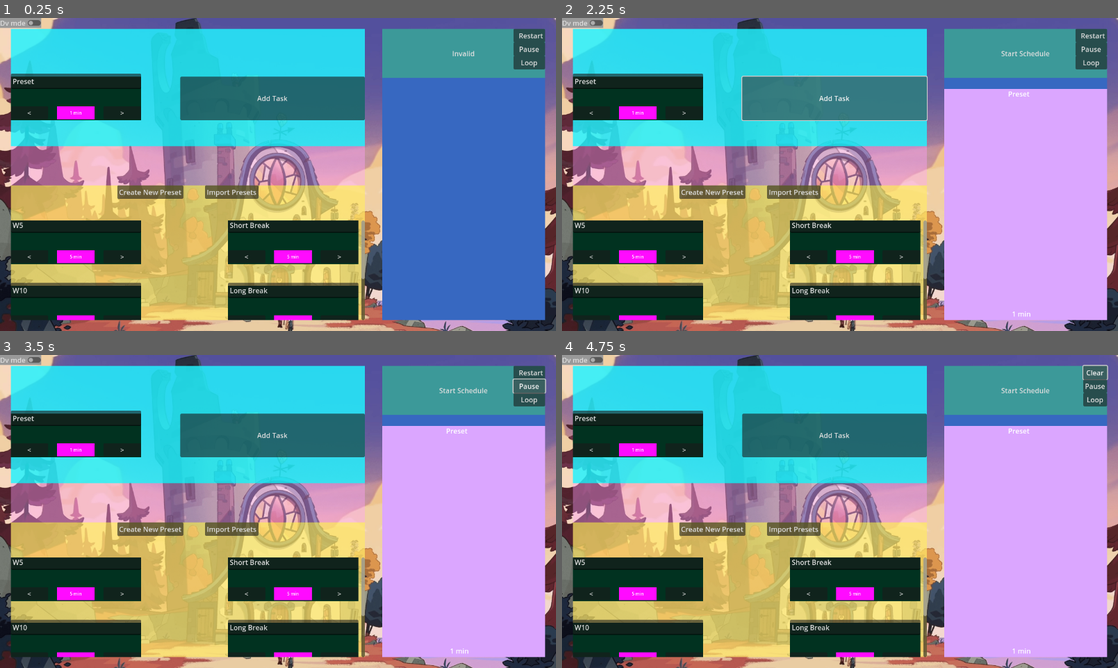
Above: before the commit, frames 1-4 (two rows, left to right).
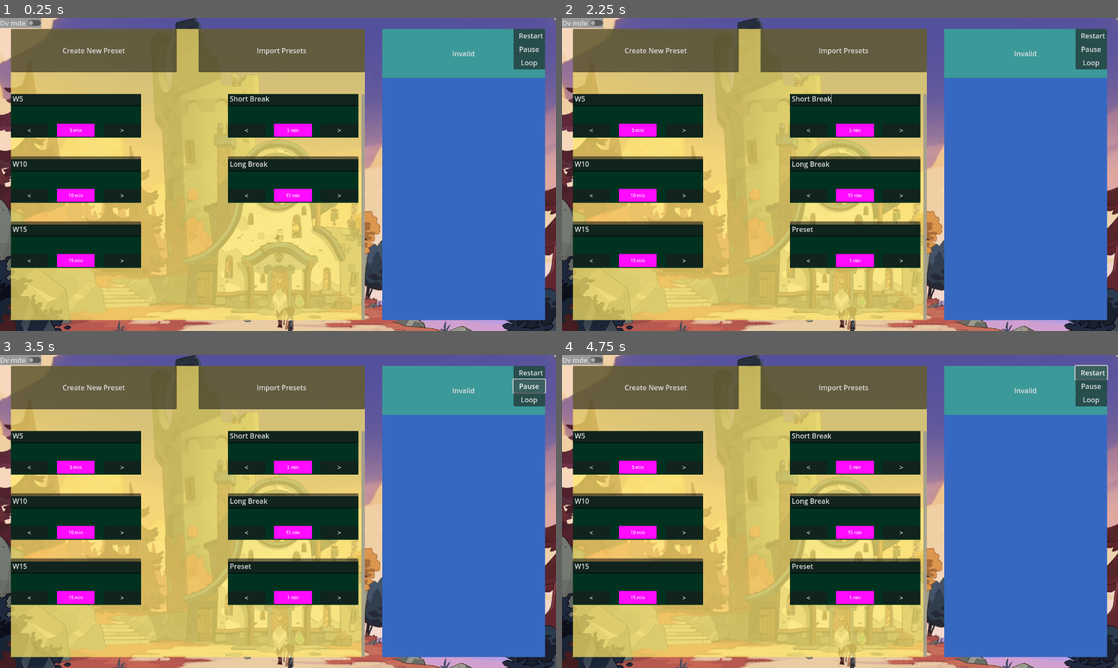
Above: after the commit, the same moments.

Repository: MacBeing3/Custom-Pomodoro-Style-Timers
Game: Godot game, scene res://src/project_root.tscn
Two runs of this game, one before a commit and one after it. Both use one fixed random seed, a clock stepped at 60 frames per second and the inputs below.
Inputs (mouse positions are in pixels of both pictures, inside the frame that each line leads up to):
- Up to frame 1 (0.25 s): no input
- Up to frame 2 (2.25 s): click "Create New Preset" at 0.5 s; click "Import Presets" at 1.25 s; click (834, 99) at 2 s, where only the run before the commit has a clickable "Add Task"
- Up to frame 3 (3.5 s): click "Pause" at 2.75 s
- Up to frame 4 (4.75 s): click "Start Schedule" (after the commit: "Invalid") at 3.5 s; click "Restart" at 4.25 s

The runs differ from the first frame. In frame 1, 44% of the frame differs, in the area x 1-66%, y 3-97%; in frame 2, 63%; in frame 3, 63%; in frame 4, 63%, in the area x 1-99%, y 3-97%.
Error in both runs: Cannot call method 'get_node' on a null value. (res://src/V2_Timer_Unit.gd:9)

Commit message:
Only Drop to schedule

Diff:
--- a/Nice timers/src/Main_Screen.gd
+++ b/Nice timers/src/Main_Screen.gd
@@ -4,7 +4,7 @@
 @onready var packed_scene_active_unit: PackedScene = preload("res://src/V2_Block_Template.tscn")
 @onready var pck_scne_task_box: PackedScene = preload("res://src/task_box.tscn")
 
-@onready var grid_container:= $BackgroundImage/MarginContainer/HSplitContainer/TimersBackground/TaskVsPresetDivider/PresetsBackground/VSplitContainer/PresetsScrollContainer/GridContainer
+@onready var grid_container:= $BackgroundImage/MarginContainer/HSplitContainer/TimersBackground/PresetsBackground/VSplitContainer/PresetsScrollContainer/GridContainer
 signal window_visible
 signal window_hide
 
--- a/Nice timers/src/Main_Screen.tscn
+++ b/Nice timers/src/Main_Screen.tscn
@@ -60,68 +60,14 @@
 size_flags_horizontal = 3
 color = Color(1, 0.627451, 1, 0.392157)
 
-[node name="TaskVsPresetDivider" type="VSplitContainer" parent="BackgroundImage/MarginContainer/HSplitContainer/TimersBackground"]
-layout_mode = 1
-anchors_preset = 15
-anchor_right = 1.0
-anchor_bottom = 1.0
-grow_horizontal = 2
-grow_vertical = 2
-size_flags_horizontal = 3
-theme_override_constants/separation = 90
-split_offset = -20
-dragger_visibility = 1
-
-[node name="TaskBackground" type="ColorRect" parent="BackgroundImage/MarginContainer/HSplitContainer/TimersBackground/TaskVsPresetDivider"]
-layout_mode = 2
-size_flags_vertical = 3
-color = Color(0, 1, 1, 0.72549)
-
-[node name="MarginContainer" type="MarginContainer" parent="BackgroundImage/MarginContainer/HSplitContainer/TimersBackground/TaskVsPresetDivider/TaskBackground"]
-layout_mode = 1
-anchors_preset = 15
-anchor_right = 1.0
-anchor_bottom = 1.0
-grow_horizontal = 2
-grow_vertical = 2
-size_flags_vertical = 3
-theme_override_constants/margin_top = 50
-
-[node name="SelectedTaskContainer" type="HSplitContainer" parent="BackgroundImage/MarginContainer/HSplitContainer/TimersBackground/TaskVsPresetDivider/TaskBackground/MarginContainer"]
-layout_mode = 2
-size_flags_vertical = 4
-theme_override_constants/separation = 90
-split_offset = 20
-dragger_visibility = 1
-
-[node name="ActiveUnit" parent="BackgroundImage/MarginContainer/HSplitContainer/TimersBackground/TaskVsPresetDivider/TaskBackground/MarginContainer/SelectedTaskContainer" instance=ExtResource("4_s1j66")]
-layout_mode = 2
-size_flags_horizontal = 1
-size_flags_vertical = 1
-is_active_unit = true
-
-[node name="Container" type="Container" parent="BackgroundImage/MarginContainer/HSplitContainer/TimersBackground/TaskVsPresetDivider/TaskBackground/MarginContainer/SelectedTaskContainer/ActiveUnit"]
-visible = false
-modulate = Color(0, 0, 1, 1)
-layout_mode = 1
-anchors_preset = 15
-anchor_right = 1.0
-anchor_bottom = 1.0
-grow_horizontal = 2
-grow_vertical = 2
-script = ExtResource("5_4trxd")
-
-[node name="AddTaskButton" type="Button" parent="BackgroundImage/MarginContainer/HSplitContainer/TimersBackground/TaskVsPresetDivider/TaskBackground/MarginContainer/SelectedTaskContainer"]
-layout_mode = 2
-size_flags_horizontal = 3
-text = "Add Task"
-
-[node name="PresetsBackground" type="ColorRect" parent="BackgroundImage/MarginContainer/HSplitContainer/TimersBackground/TaskVsPresetDivider"]
-layout_mode = 2
+[node name="PresetsBackground" type="ColorRect" parent="BackgroundImage/MarginContainer/HSplitContainer/TimersBackground"]
+layout_mode = 2
+offset_right = 815.0
+offset_bottom = 670.0
 size_flags_vertical = 3
 color = Color(1, 1, 0.219608, 0.545098)
 
-[node name="VSplitContainer" type="VSplitContainer" parent="BackgroundImage/MarginContainer/HSplitContainer/TimersBackground/TaskVsPresetDivider/PresetsBackground"]
+[node name="VSplitContainer" type="VSplitContainer" parent="BackgroundImage/MarginContainer/HSplitContainer/TimersBackground/PresetsBackground"]
 layout_mode = 1
 anchors_preset = 15
 anchor_right = 1.0
@@ -130,30 +76,31 @@
 grow_vertical = 2
 size_flags_vertical = 3
 theme_override_constants/separation = 50
-dragger_visibility = 1
-
-[node name="TopButtons" type="HBoxContainer" parent="BackgroundImage/MarginContainer/HSplitContainer/TimersBackground/TaskVsPresetDivider/PresetsBackground/VSplitContainer"]
+split_offset = 100
+dragger_visibility = 1
+
+[node name="TopButtons" type="HBoxContainer" parent="BackgroundImage/MarginContainer/HSplitContainer/TimersBackground/PresetsBackground/VSplitContainer"]
 layout_mode = 2
 theme_override_constants/separation = 50
 alignment = 1
 
-[node name="CreateNewTimer" type="Button" parent="BackgroundImage/MarginContainer/HSplitContainer/TimersBackground/TaskVsPresetDivider/PresetsBackground/VSplitContainer/TopButtons"]
-layout_mode = 2
-size_flags_horizontal = 8
-size_flags_vertical = 0
+[node name="CreateNewTimer" type="Button" parent="BackgroundImage/MarginContainer/HSplitContainer/TimersBackground/PresetsBackground/VSplitContainer/TopButtons"]
+layout_mode = 2
+size_flags_horizontal = 3
 text = "Create New Preset"
 
-[node name="Button" type="Button" parent="BackgroundImage/MarginContainer/HSplitContainer/TimersBackground/TaskVsPresetDivider/PresetsBackground/VSplitContainer/TopButtons"]
-layout_mode = 2
+[node name="Button" type="Button" parent="BackgroundImage/MarginContainer/HSplitContainer/TimersBackground/PresetsBackground/VSplitContainer/TopButtons"]
+layout_mode = 2
+size_flags_horizontal = 3
 text = "Import Presets"
 
-[node name="PresetsScrollContainer" type="ScrollContainer" parent="BackgroundImage/MarginContainer/HSplitContainer/TimersBackground/TaskVsPresetDivider/PresetsBackground/VSplitContainer"]
+[node name="PresetsScrollContainer" type="ScrollContainer" parent="BackgroundImage/MarginContainer/HSplitContainer/TimersBackground/PresetsBackground/VSplitContainer"]
 custom_minimum_size = Vector2(0, 202)
 layout_mode = 2
 size_flags_vertical = 3
 vertical_scroll_mode = 2
 
-[node name="GridContainer" type="GridContainer" parent="BackgroundImage/MarginContainer/HSplitContainer/TimersBackground/TaskVsPresetDivider/PresetsBackground/VSplitContainer/PresetsScrollContainer"]
+[node name="GridContainer" type="GridContainer" parent="BackgroundImage/MarginContainer/HSplitContainer/TimersBackground/PresetsBackground/VSplitContainer/PresetsScrollContainer"]
 layout_mode = 2
 size_flags_horizontal = 4
 size_flags_vertical = 3
@@ -161,27 +108,27 @@
 theme_override_constants/v_separation = 50
 columns = 2
 
-[node name="V2BlockTemplate2" parent="BackgroundImage/MarginContainer/HSplitContainer/TimersBackground/TaskVsPresetDivider/PresetsBackground/VSplitContainer/PresetsScrollContainer/GridContainer" instance=ExtResource("4_s1j66")]
+[node name="V2BlockTemplate2" parent="BackgroundImage/MarginContainer/HSplitContainer/TimersBackground/PresetsBackground/VSplitContainer/PresetsScrollContainer/GridContainer" instance=ExtResource("4_s1j66")]
 layout_mode = 2
 task_name = "W5"
 minutes_duration = 5
 
-[node name="V2BlockTemplate" parent="BackgroundImage/MarginContainer/HSplitContainer/TimersBackground/TaskVsPresetDivider/PresetsBackground/VSplitContainer/PresetsScrollContainer/GridContainer" instance=ExtResource("4_s1j66")]
+[node name="V2BlockTemplate" parent="BackgroundImage/MarginContainer/HSplitContainer/TimersBackground/PresetsBackground/VSplitContainer/PresetsScrollContainer/GridContainer" instance=ExtResource("4_s1j66")]
 layout_mode = 2
 task_name = "Short Break"
 minutes_duration = 5
 
-[node name="V2BlockTemplate3" parent="BackgroundImage/MarginContainer/HSplitContainer/TimersBackground/TaskVsPresetDivider/PresetsBackground/VSplitContainer/PresetsScrollContainer/GridContainer" instance=ExtResource("4_s1j66")]
+[node name="V2BlockTemplate3" parent="BackgroundImage/MarginContainer/HSplitContainer/TimersBackground/PresetsBackground/VSplitContainer/PresetsScrollContainer/GridContainer" instance=ExtResource("4_s1j66")]
 layout_mode = 2
 task_name = "W10"
 minutes_duration = 10
 
-[node name="V2BlockTemplate4" parent="BackgroundImage/MarginContainer/HSplitContainer/TimersBackground/TaskVsPresetDivider/PresetsBackground/VSplitContainer/PresetsScrollContainer/GridContainer" instance=ExtResource("4_s1j66")]
+[node name="V2BlockTemplate4" parent="BackgroundImage/MarginContainer/HSplitContainer/TimersBackground/PresetsBackground/VSplitContainer/PresetsScrollContainer/GridContainer" instance=ExtResource("4_s1j66")]
 layout_mode = 2
 task_name = "Long Break"
 minutes_duration = 15
 
-[node name="V2BlockTemplate5" parent="BackgroundImage/MarginContainer/HSplitContainer/TimersBackground/TaskVsPresetDivider/PresetsBackground/VSplitContainer/PresetsScrollContainer/GridContainer" instance=ExtResource("4_s1j66")]
+[node name="V2BlockTemplate5" parent="BackgroundImage/MarginContainer/HSplitContainer/TimersBackground/PresetsBackground/VSplitContainer/PresetsScrollContainer/GridContainer" instance=ExtResource("4_s1j66")]
 layout_mode = 2
 task_name = "W15"
 minutes_duration = 15
@@ -296,8 +243,7 @@
 offset_bottom = 16.0
 text = "Dv mde"
 
-[connection signal="pressed" from="BackgroundImage/MarginContainer/HSplitContainer/TimersBackground/TaskVsPresetDivider/TaskBackground/MarginContainer/SelectedTaskContainer/AddTaskButton" to="." method="_on_add_task_button_pressed"]
-[connection signal="pressed" from="BackgroundImage/MarginContainer/HSplitContainer/TimersBackground/TaskVsPresetDivider/PresetsBackground/VSplitContainer/TopButtons/CreateNewTimer" to="." method="_on_button_pressed"]
+[connection signal="pressed" from="BackgroundImage/MarginContainer/HSplitContainer/TimersBackground/PresetsBackground/VSplitContainer/TopButtons/CreateNewTimer" to="." method="_on_button_pressed"]
 [connection signal="pressed" from="BackgroundImage/MarginContainer/HSplitContainer/TaskBoard/VSplitContainer/StartSchedule" to="." method="_on_start_schedule_pressed"]
 [connection signal="pressed" from="BackgroundImage/MarginContainer/HSplitContainer/TaskBoard/VSplitContainer/StartSchedule/VBoxContainer/ResetButton" to="." method="_on_cancel_pressed"]
 [connection signal="pressed" from="CheckButton" to="." method="_on_check_button_pressed"]
--- a/Nice timers/src/V2_Timer_Unit.gd
+++ b/Nice timers/src/V2_Timer_Unit.gd
@@ -7,7 +7,6 @@
 @onready var work_label :Label = $ContentsContainer/Control/ButtonAndDisplay/TimeRect/TimeSet
 
 @onready var active_unit= get_tree().get_root().get_child(0).get_child(0).get_node("BackgroundImage/MarginContainer/HSplitContainer/TimersBackground/TaskVsPresetDivider/TaskBackground/MarginContainer/SelectedTaskContainer/ActiveUnit")
-@onready var drop_container = active_unit.get_node("Container")
 
 @export var task_name:String = "Preset"
 @export var minutes_duration: int = 1
@@ -30,8 +29,7 @@
 func _get_drag_data(position):
 	print("get drag data going brr")
 #	active_unit_hidden.emit(true)
-	drop_container.visible = true
-	print("dip cont ",drop_container)
+
 	var preset_data = {"name":name_bar.text, "duration":minutes_duration}
 
 	set_drag_preview(_get_preview_control())
@@ -76,9 +74,9 @@
 	preview.set_rotation(.1) # in readians
 	return preview
 
-
-func _input(event):
-	if event is InputEventMouseButton:
-		if event.is_pressed() == false and drop_container.visible == true:
-			await get_tree().create_timer(0.05).timeout
-			drop_container.visible = false
+#
+#func _input(event):
+#	if event is InputEventMouseButton:
+#		if event.is_pressed() == false and drop_container.visible == true:
+#			await get_tree().create_timer(0.05).timeout
+#			drop_container.visible = false
